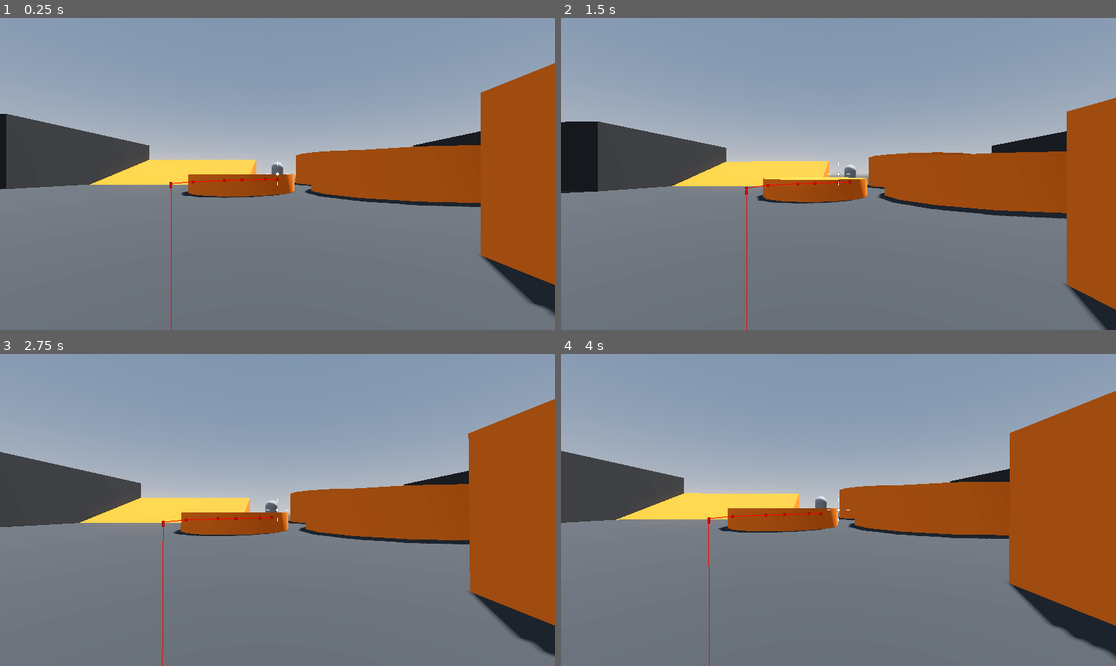
Above: before the commit, frames 1-4 (two rows, left to right).
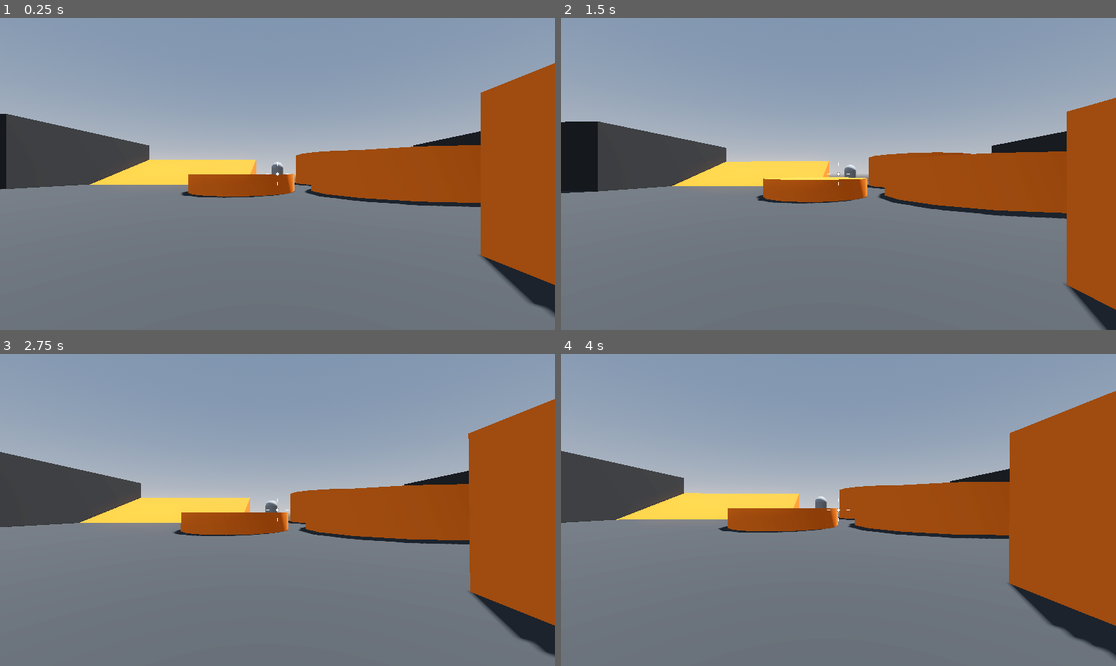
Above: after the commit, the same moments.

Repository: BlurryGames/RoboRampage
Game: Godot game, scene res://levels/sand_box.tscn
Same seed, same stepped clock (60 frames per second), same inputs: the game is played once before the commit and once after it.
Inputs (mouse positions are in pixels of both pictures, inside the frame that each line leads up to):
- Up to frame 1 (0.25 s): no input
- Up to frame 2 (1.5 s): tap Enter (ui_accept) at 0.5, 0.6, 1.35 s; move the mouse to (866, 174) at 0.52 s; hold Up (ui_up) from 0.53 s (still down); tap Space (jump) at 0.77 s; move the mouse to (810, 174) at 1.27 s
- Up to frame 3 (2.75 s): keep holding Up (ui_up); tap Space (jump) at 1.52 s; tap Enter (ui_accept) at 2, 2.1 s; move the mouse to (288, 503) at 2.02 s
- Up to frame 4 (4 s): keep holding Up (ui_up); tap Enter (ui_accept) at 2.75, 2.85, 3.6 s; move the mouse to (832, 516) at 2.77 s; tap Space (jump) at 3.02, 3.77 s; move the mouse to (877, 513) at 3.52 s

The runs differ from the first frame. In frame 1, 0.1% of the frame differs, in the area x 30-51%, y 51-100%; in frame 2, 0.1%; in frame 3, 0.1%; in frame 4, 0.1%, in the area x 26-48%, y 50-100%.

Commit message:
Section4: Robo Rampage / Lesson10: Enemy Movement

Diff:
--- a/enemy/enemy.gd
+++ b/enemy/enemy.gd
@@ -1,29 +1,34 @@
-extends CharacterBody3D
+class_name Enemy extends CharacterBody3D
 
-
-const SPEED = 5.0
-const JUMP_VELOCITY = 4.5
+const SPEED: float = 5.0
+const JUMP_VELOCITY: float = 4.5
 
 var player: Player = null
 
 var gravity: float = ProjectSettings.get_setting("physics/3d/default_gravity")
+var aggro_range: float = 12.0
+
+var provoked: bool = false
 
 @onready var navigation_agent_3d: NavigationAgent3D = $NavigationAgent3D
 
 func _ready() -> void:
 	player = get_tree().get_first_node_in_group("Player")
 
+func _process(_delta: float) -> void:
+	if provoked:
+		navigation_agent_3d.target_position = player.global_position
+
 func _physics_process(delta: float) -> void:
-	navigation_agent_3d.target_position = player.global_position
 	var next_position: Vector3 = navigation_agent_3d.get_next_path_position()
 	if not is_on_floor():
 		velocity.y -= gravity * delta
 
-	if Input.is_action_just_pressed("ui_accept") and is_on_floor():
-		velocity.y = JUMP_VELOCITY
+	var direction: Vector3 = global_position.direction_to(next_position)
+	var distance: float = global_position.distance_to(player.global_position)
+	if distance <= aggro_range:
+		provoked = true
 
-	var input_dir := Input.get_vector("ui_left", "ui_right", "ui_up", "ui_down")
-	var direction := (transform.basis * Vector3(input_dir.x, 0, input_dir.y)).normalized()
 	if direction:
 		velocity.x = direction.x * SPEED
 		velocity.z = direction.z * SPEED
@@ -31,4 +36,4 @@
 		velocity.x = move_toward(velocity.x, 0, SPEED)
 		velocity.z = move_toward(velocity.z, 0, SPEED)
 
-	#move_and_slide()
+	move_and_slide()
